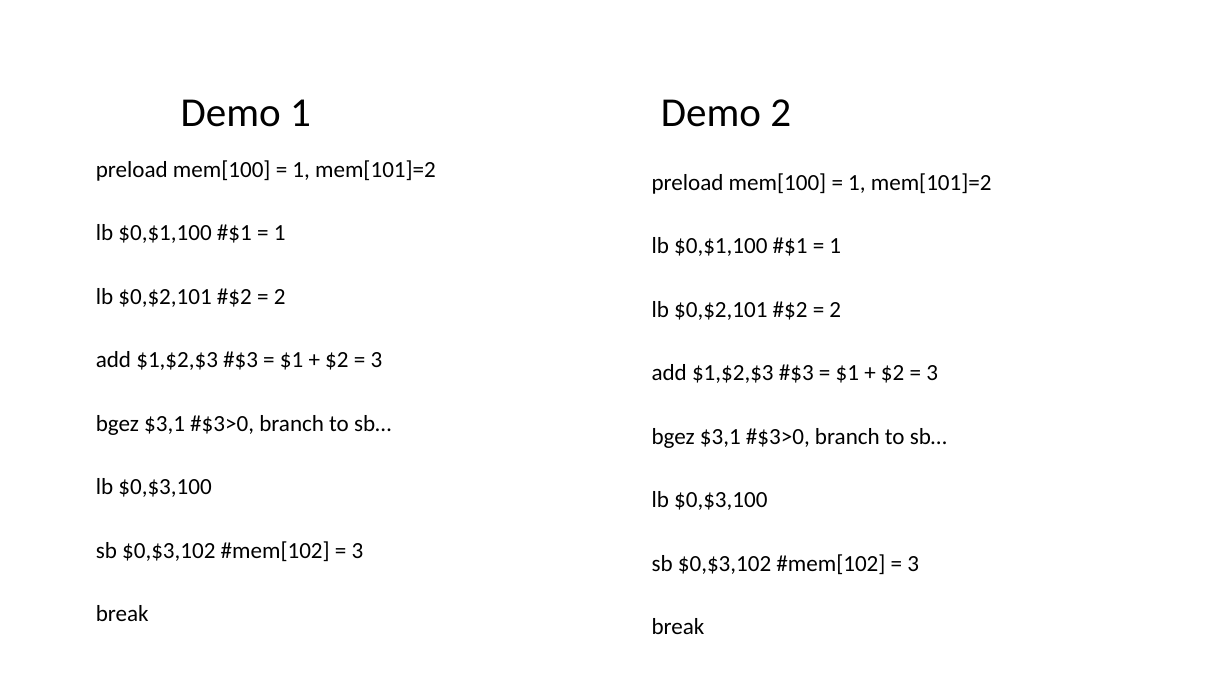
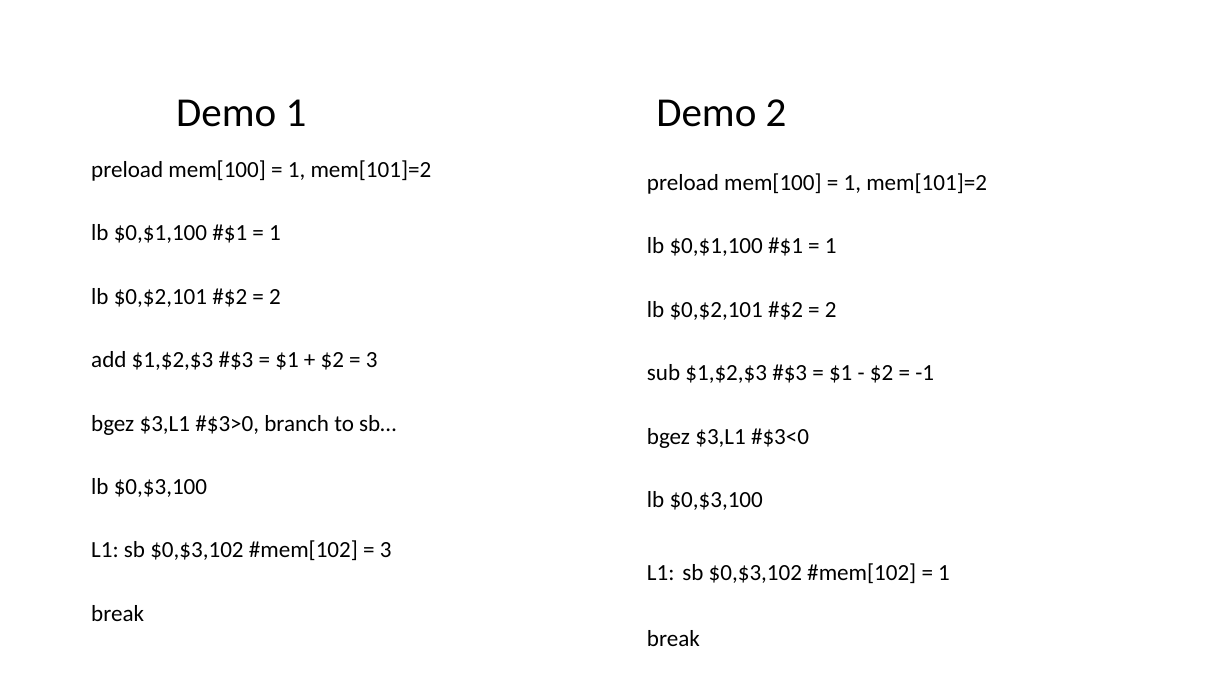
Before and after one commit to Tengyu-Sun/MIPS_simulator, a slide deck: slide 6 of Pipelined basic instruction set simulation.pptx. Drawn at 1232x693 pixels with LibreOffice and Linux fonts; fonts in the diff are those of the drawing. Boxes give left, top, right and bottom in pixels: in the first picture for what was removed or moved away, otherwise in the second. Text is boxed around its words. In the diff, an @@ line names an element or a change of style, - is before the commit and + after.

Commit message:
ppt

```diff
--- a/Pipelined basic instruction set simulation.pptx
+++ b/Pipelined basic instruction set simulation.pptx
@@ title "Demo 1": place and size @@
-title "Demo 1" at bbox=[181, 99, 311, 127]
+title "Demo 1" at bbox=[176, 99, 307, 127]
@@ text "Demo 2": place and size @@
-text "Demo 2" at bbox=[661, 99, 791, 127]
+text "Demo 2" at bbox=[656, 99, 787, 127]
@@ text at bbox=[647, 364, 934, 448]: text changed @@
-add $1,$2,$3 #$3 = $1 + $2 = 3
-bgez $3,1 #$3>0, branch to sb…
+sub $1,$2,$3 #$3 = $1 - $2 = -1
+bgez $3,L1 #$3<0
@@ text at bbox=[91, 415, 396, 435]: text changed @@
-bgez $3,1 #$3>0, branch to sb…
+bgez $3,L1 #$3>0, branch to sb…
@@ text at bbox=[91, 540, 392, 560]: text changed @@
-sb $0,$3,102 #mem[102] = 3
+L1: sb $0,$3,102 #mem[102] = 3
@@ text at bbox=[647, 563, 950, 583]: text changed @@
-sb $0,$3,102 #mem[102] = 3
+L1: sb $0,$3,102 #mem[102] = 1
```
Also in this commit, not shown: 4 other slides changed.
